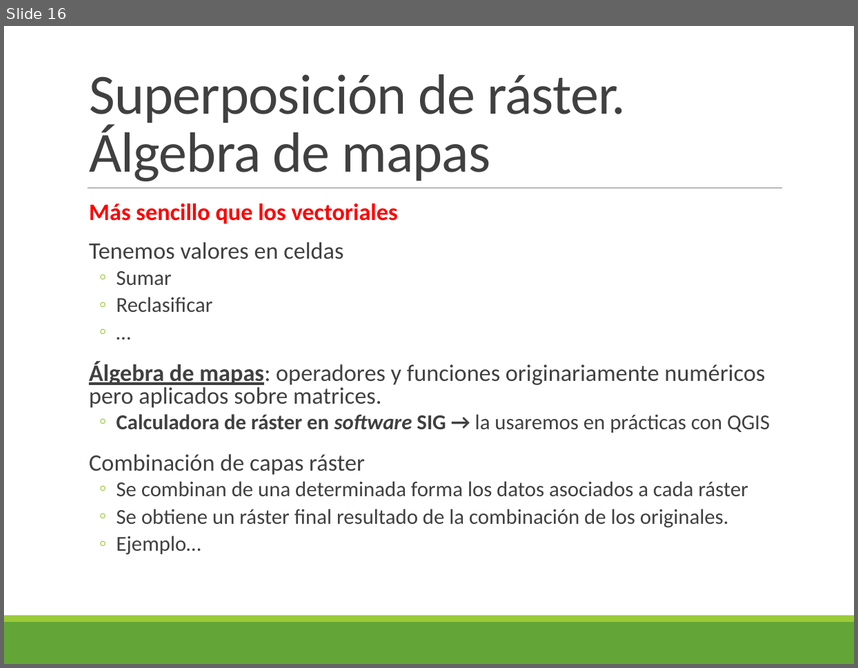
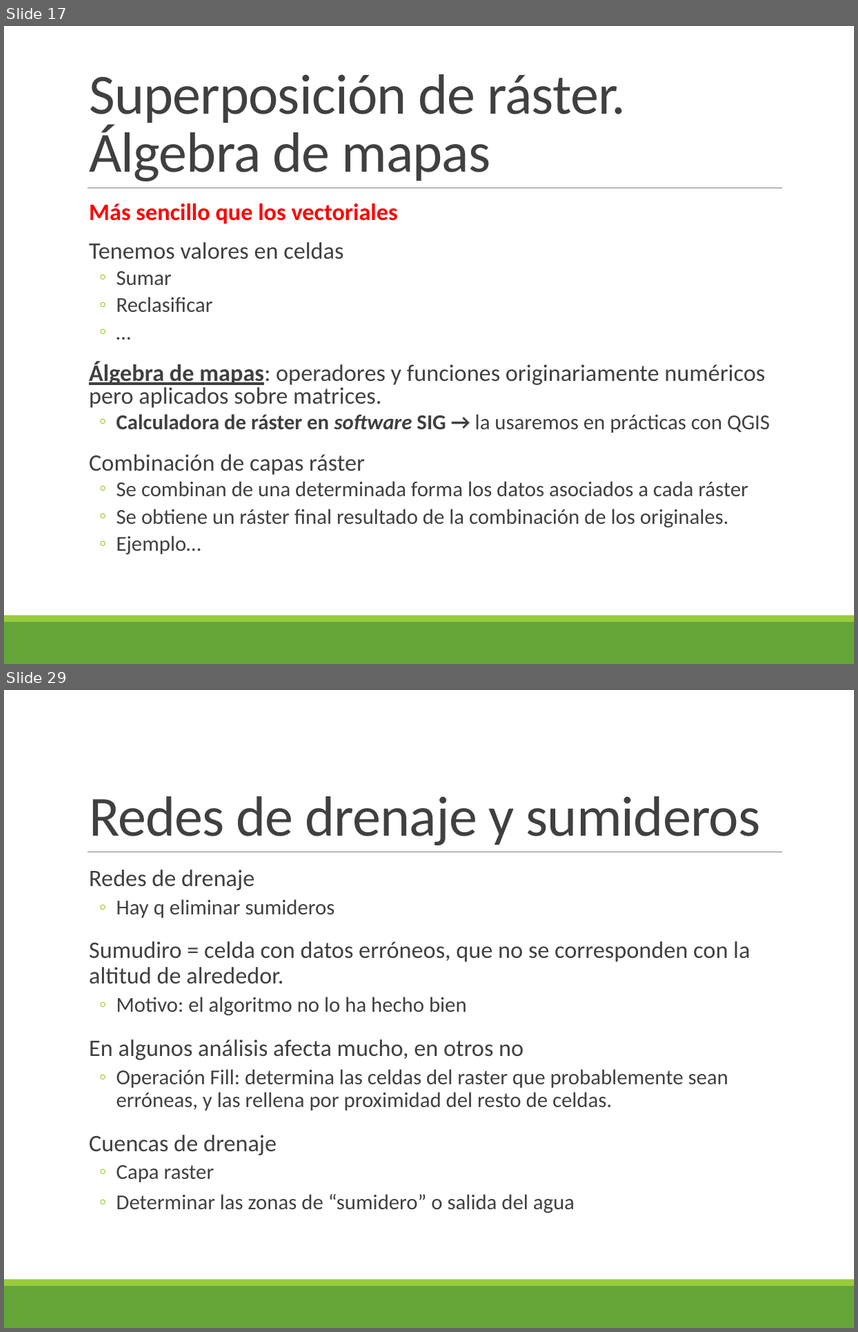
Before and after one commit to alonso-bh/SIG, a slide deck: T5/Tema 5.pptx. Shown one above the other, each under a label of ours: slide 16 before the commit, slides 17 and 29 after it; the slides between them are not shown. The pictures are 858x668 and 858x1332 pixels, drawn with LibreOffice and Linux fonts; fonts in the diff are those of the drawing. Boxes give left, top, right and bottom in pixels: in the first picture for what was removed or moved away, otherwise in the second. Text is boxed around its words. In the diff, an @@ line names an element or a change of style, - is before the commit and + after.

```diff
--- a/T5/Tema 5.pptx
+++ b/T5/Tema 5.pptx
@@ slide 29 added at <box>4,690,854,1328</box>, background #FFFFFF; not listed: 3 template elements that a slide beside it also shows @@
@@ title added at <box>89,796,760,845</box>, 48 pt, text #404040 @@
+Redes de drenaje y sumideros
@@ text added at <box>89,869,750,1213</box>, 18 pt, text #404040 @@
+  Redes de drenaje
+  ◦ Hay q eliminar sumideros
+  Sumudiro = celda con datos erróneos, que no se corresponden con la altitud de alrededor.
+  ◦ Motivo: el algoritmo no lo ha hecho bien
+  En algunos análisis afecta mucho, en otros no
+  ◦ Operación Fill: determina las celdas del raster que probablemente sean erróneas, y las rellena por proximidad del resto de celdas.
+  Cuencas de drenaje
+  ◦ Capa raster
+  ◦ Determinar las zonas de “sumidero” o salida del agua
@@ what was slide 16 is now slide 17 @@
```
Also in this commit, not shown: 7 slides changed, 20 other slides added, 36 other files.
